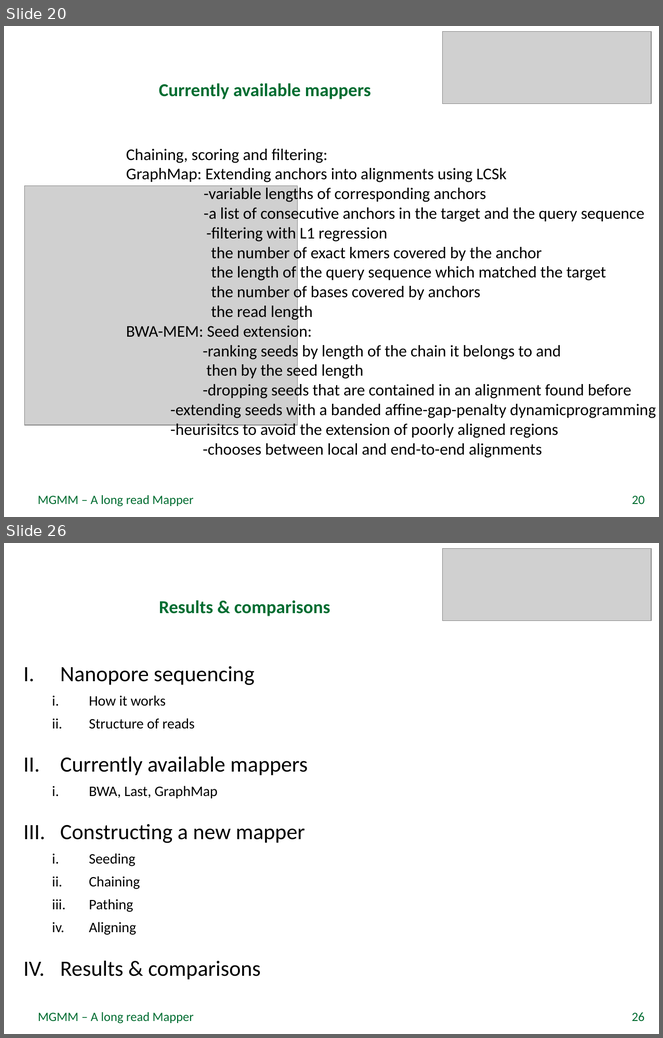
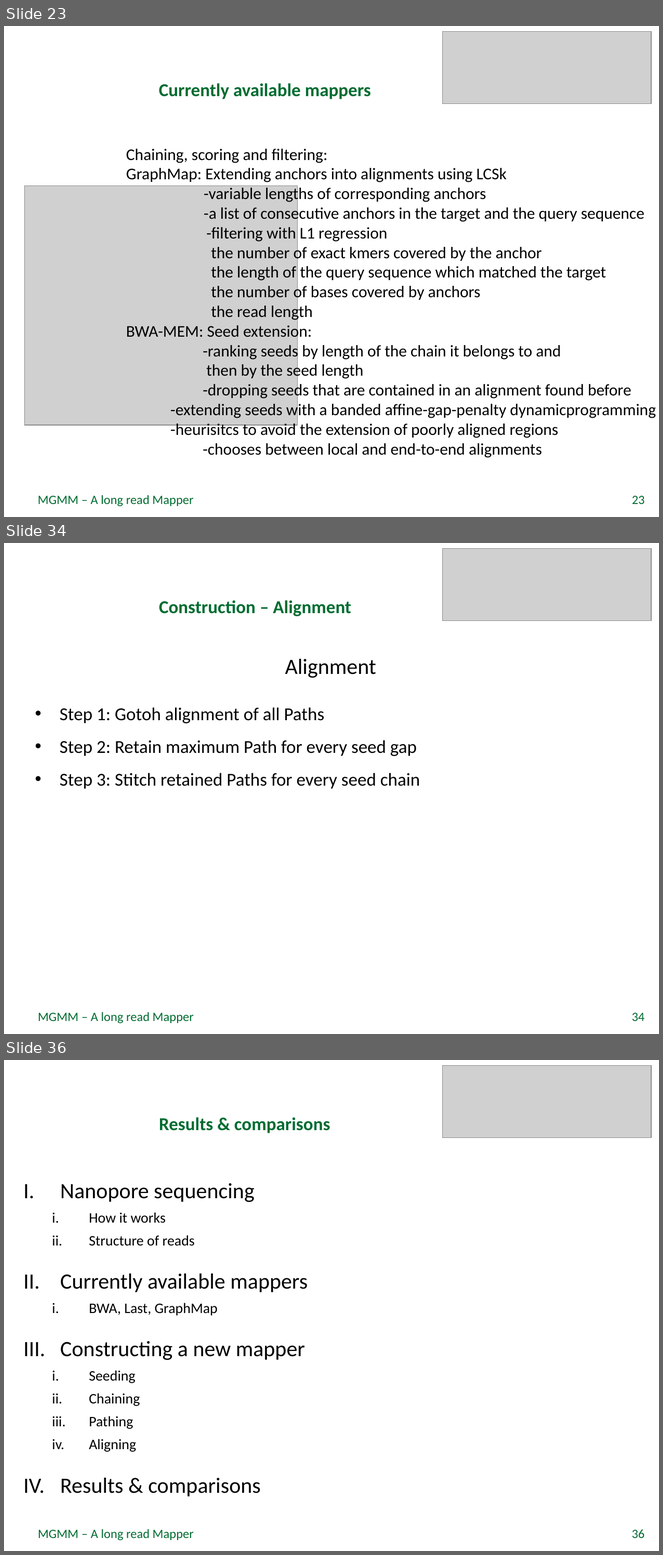
Before and after one commit to rfechtner/minions, a slide deck: Präsentation.pptx. Shown one above the other, each under a label of ours: slides 20 and 26 before the commit, slides 23, 34 and 36 after it; the slides between them are not shown. The pictures are 663x1038 and 663x1555 pixels, drawn with LibreOffice and Linux fonts; fonts in the diff are those of the drawing; grey boxes stand for pictures; background and template pictures are left out. Boxes give left, top, right and bottom in pixels: in the first picture for what was removed or moved away, otherwise in the second. Text is boxed around its words. In the diff, an @@ line names an element or a change of style, - is before the commit and + after.

```diff
--- a/Präsentation.pptx
+++ b/Präsentation.pptx
@@ slide 34 added at [4, 543, 659, 1034], background picture (left out) @@
@@ picture added at [442, 548, 651, 621] @@
@@ title added at [159, 600, 351, 616], 20 pt, text #006C30, bold @@
+Construction – Alignment
@@ text added at [285, 658, 376, 678], 24 pt, text #000000 @@
+Alignment
@@ text added at [60, 707, 420, 789], 20 pt, text #000000 @@
+• Step 1: Gotoh alignment of all Paths
+• Step 2: Retain maximum Path for every seed gap
+• Step 3: Stitch retained Paths for every seed chain
@@ text added at [38, 1013, 194, 1024], 14 pt, text #006C30 @@
+MGMM – A long read Mapper
@@ page number added at [632, 1013, 645, 1021], 14 pt, text #006C30 @@
+34
@@ what was slide 20 is now slide 23 @@
@@ page number at [632, 496, 645, 504]: text changed @@
-20
+23
@@ what was slide 26 is now slide 36 @@
@@ page number at [632, 1530, 645, 1538]: text changed @@
-26
+36
```
Also in this commit, not shown: 8 slides changed, 14 other slides added, 1 other file.
